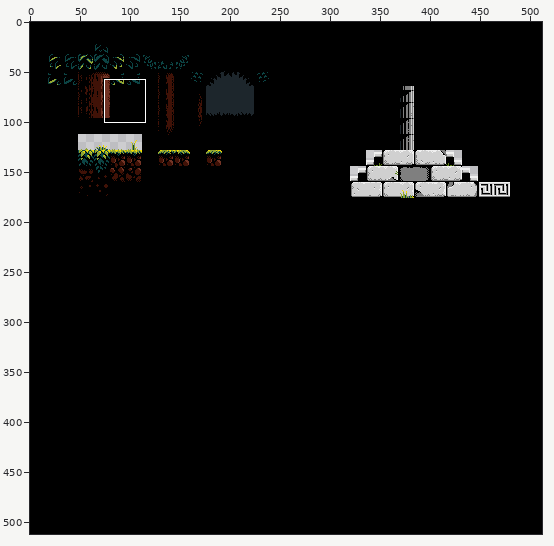
Two states of a sprite sheet, Assets/Sprites/Tilemaps/forest_tilemap.png. Above, an overview of the earlier version with the close-up marked.
Close-up. Before the edit:
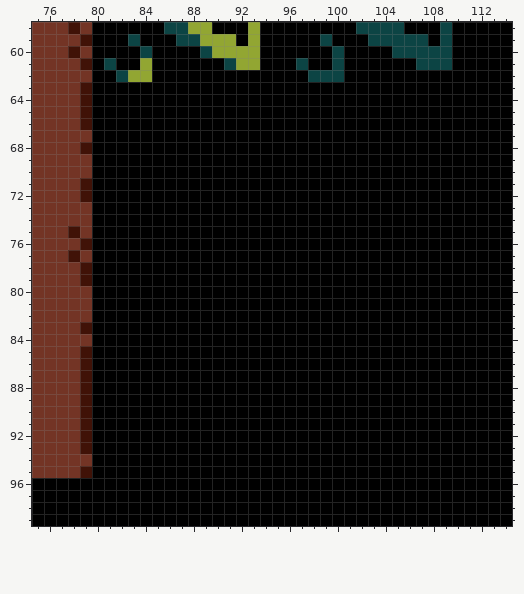
The file is 512x512 pixels. Shown: x 75..114, y 58..99.
Once edited:
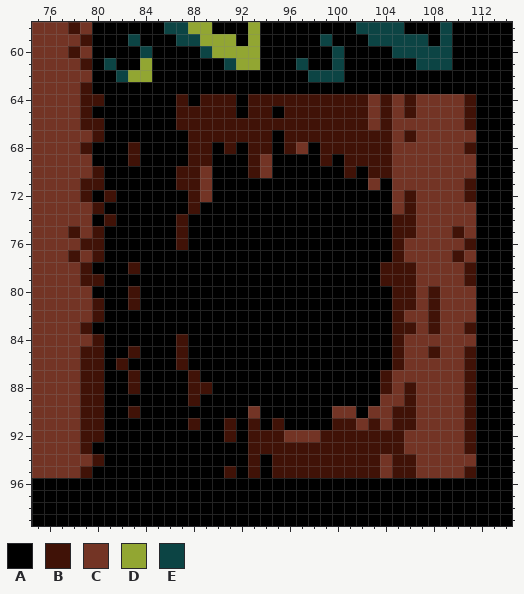
Palette (. is transparent): A #000000  B #401207  C #733425  D #92a632  E #0c4444
Difference:
Colour B replaces colour A in row 64 at x 80, 87, 89 to 91, 93 to 102, 104, 106 and 111; in row 65 at x 87 to 91, 93 to 94, 96 to 102, 104, 106 and 111; in row 66 at x 80, 87 to 102, 104 and 111; in row 67 at x 80, 88 to 94, 96 to 104 and 106; in row 68 at x 83, 88 to 89, 91, 93 to 94, 96, 99 to 104 and 111; in row 69 at x 83, 88 to 89, 93, 99 and 101 to 104.
Colour B replaces colour A in row 70 at x 80, 87 to 88, 93, 101 and 103 to 104; in row 71 at x 80, 87 to 88 and 111; in row 72 at x 81, 88, 106 and 111; in row 73 at x 80, 88 and 106; in row 74 at x 81, 87 and 105 to 106; in row 75 at x 80, 87, 105 to 106 and 110.
Colour B replaces colour A in row 76 at x 80, 87, 105 and 111; in row 77 at x 80, 105 and 110; in row 78 at x 83, 104 to 106 and 111; in row 79 at x 80, 104 to 106 and 111; in row 80 at x 83, 105 to 106 and 108; in row 81 at x 80, 83, 105 to 106 and 108.
Colour B replaces colour A in row 82 at x 80, 105 and 108; in row 83 at x 105 to 106, 108 and 111; in row 84 at x 80, 87 and 105; in row 85 at x 80, 83, 87, 105, 108 and 111; in row 86 at x 80, 82, 87, 105 and 111; in row 87 at x 80, 83, 88, 104 and 111.
Colour B replaces colour A in row 88 at x 80, 83, 88 to 89, 104, 106 and 111; in row 89 at x 80, 88, 106 and 111; in row 90 at x 80, 83, 105 to 106 and 111; in row 91 at x 80, 88, 91, 93, 95, 100 to 101, 103, 105 to 106 and 111; in row 92 at x 80, 91, 93 to 95, 99 to 105 and 111; in row 93 at x 93 to 105 and 111.
Colour B replaces colour A in row 94 at x 80, 93, 95 to 103 and 105 to 106; in row 95 at x 91, 93, 95 to 103, 105 to 106 and 111.
Colour C replaces colour A in rows 64 to 65 at x 103, 105 and 107 to 110; in row 66 at x 103 and 105 to 110; in row 67 at x 105 and 107 to 111; in row 68 at x 97 and 105 to 110; in row 69 at x 94 and 105 to 111; in row 70 at x 89, 94 and 105 to 111.
Colour C replaces colour A in row 71 at x 89, 103 and 105 to 110; in row 72 at x 89, 105 and 107 to 110; in row 73 at x 105 and 107 to 111; in row 74 at x 107 to 111; in row 75 at x 107 to 109 and 111; in row 76 at x 106 to 110.
Colour C replaces colour A in row 77 at x 106 to 109 and 111; in rows 78 to 79 at x 107 to 110; in rows 80 to 81 at x 107 and 109 to 111; in row 82 at x 106 to 107 and 109 to 111; in row 83 at x 107 and 109 to 110; in row 84 at x 106 to 111.
Colour C replaces colour A in row 85 at x 106 to 107 and 109 to 110; in row 86 at x 106 to 110; in row 87 at x 105 to 110; in row 88 at x 105 and 107 to 110; in row 89 at x 104 to 105 and 107 to 110; in row 90 at x 93, 100 to 101, 103 to 104 and 107 to 110.
Colour C replaces colour A in row 91 at x 102, 104 and 107 to 110; in row 92 at x 96 to 98 and 106 to 110; in row 93 at x 106 to 110; in row 94 at x 104 and 107 to 111; in row 95 at x 104 and 107 to 110.
